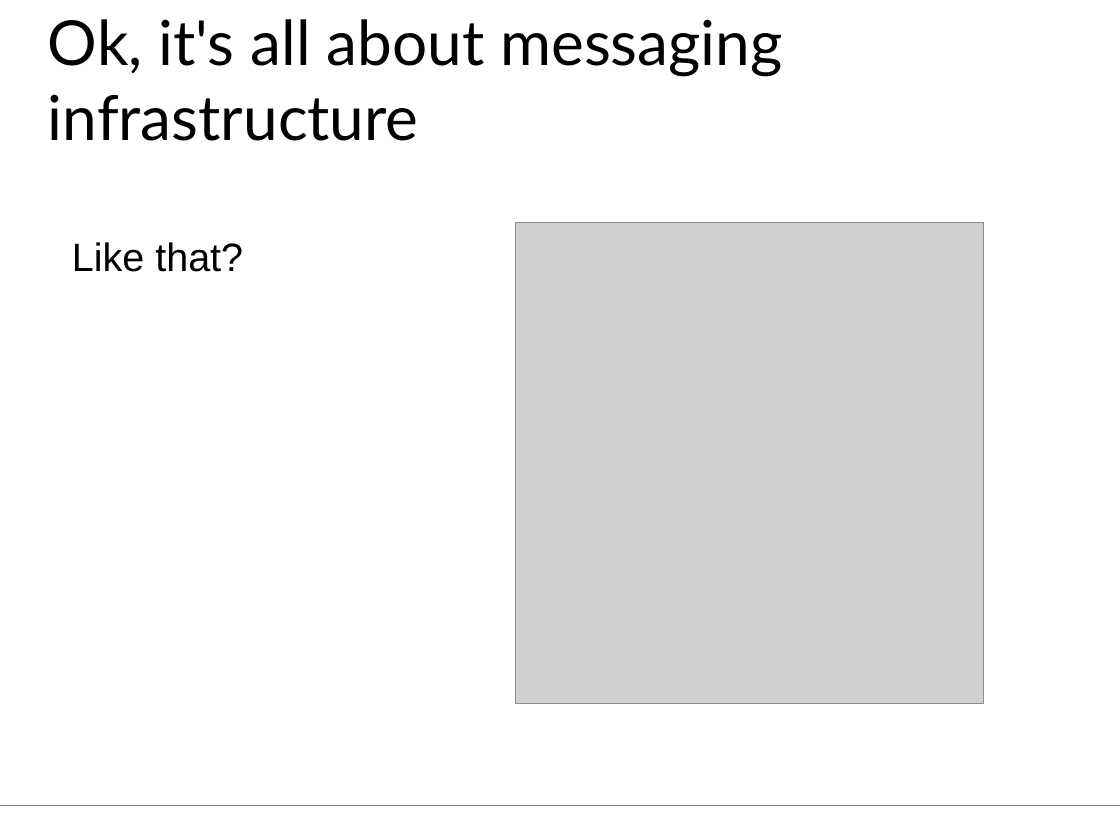
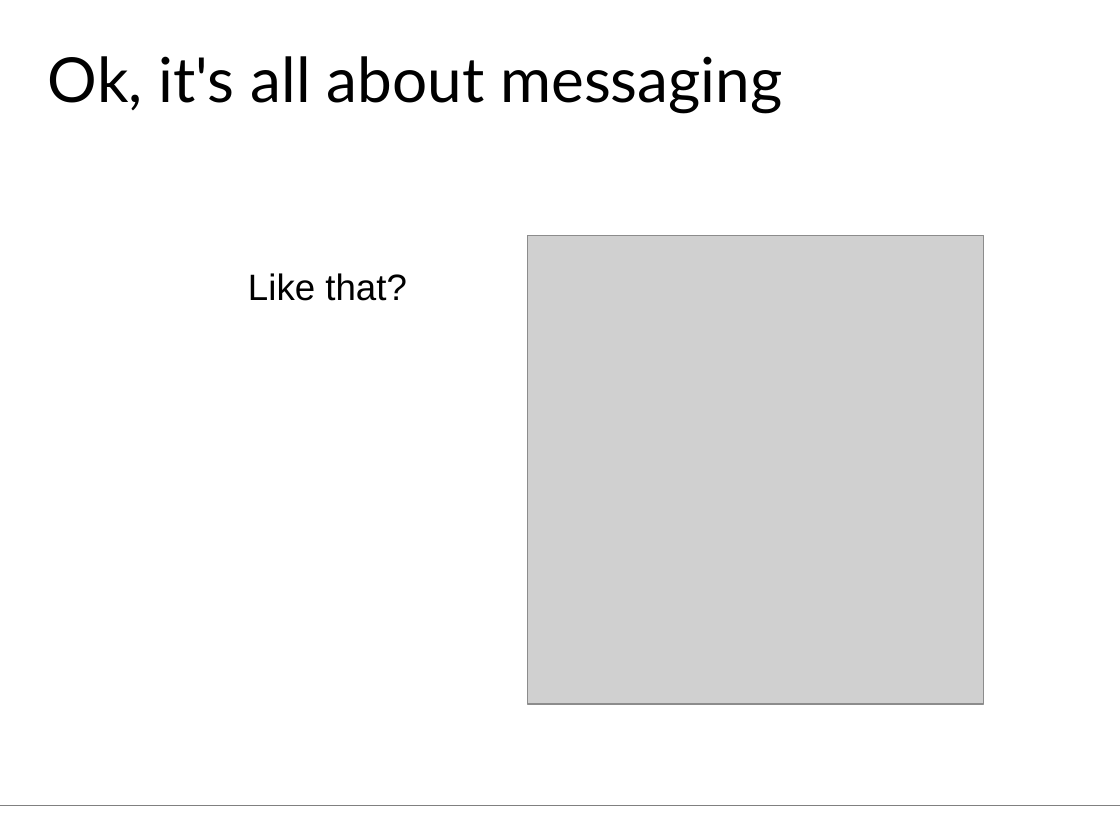
Before and after one commit to aheusingfeld/javaone2012, a slide deck: slide 5 of slides/eai-slides.odp. Drawn at 1120x840 pixels with LibreOffice and Linux fonts; fonts in the diff are those of the drawing; grey boxes stand for pictures. Boxes give left, top, right and bottom in pixels: in the first picture for what was removed or moved away, otherwise in the second. Text is boxed around its words. In the diff, an @@ line names an element or a change of style, - is before the commit and + after.

```diff
--- a/slides/eai-slides.odp
+++ b/slides/eai-slides.odp
@@ title at <box>48,56,783,114</box>: text changed @@
-Ok, it's all about messaging infrastructure
+Ok, it's all about messaging
@@ picture: place and size @@
-picture at <box>515,223,984,704</box>
+picture at <box>528,236,985,704</box>
@@ text "Like that?": place and size @@
-text "Like that?" at <box>72,242,243,272</box>
+text "Like that?" at <box>248,273,406,301</box>
@@ text "Like that?" at <box>248,273,406,301</box>: size 28 to 26 pt @@
```
Also in this commit, not shown: 12 other slides changed, 9 slides added, 1 slide removed, 1 other file.
